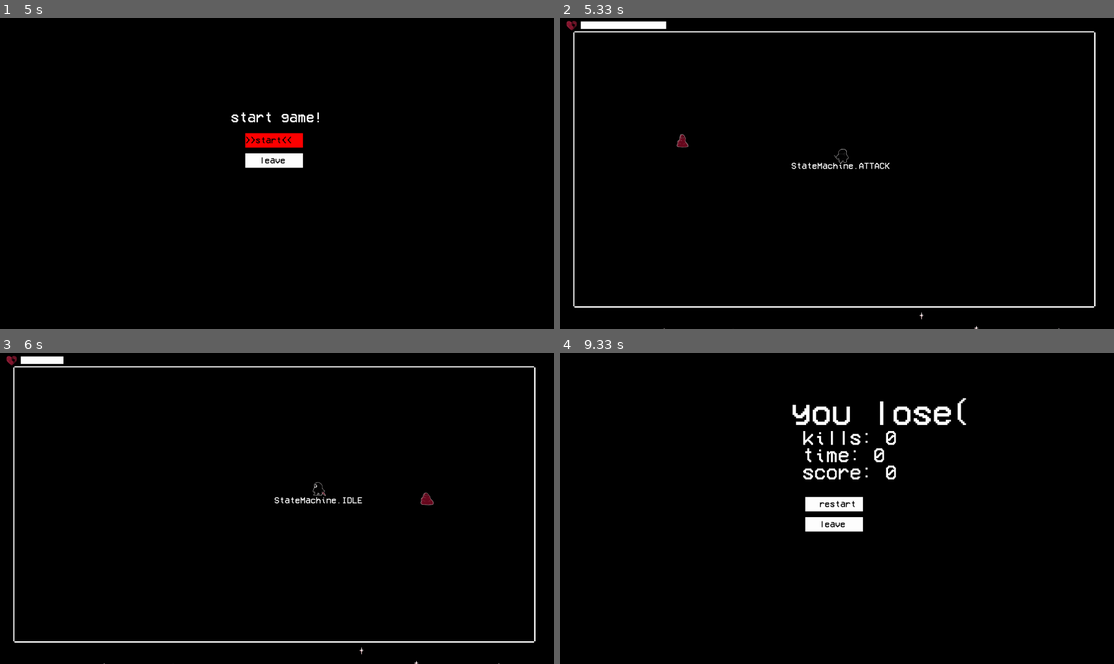
Above: before the commit, frames 1-4 (two rows, left to right).
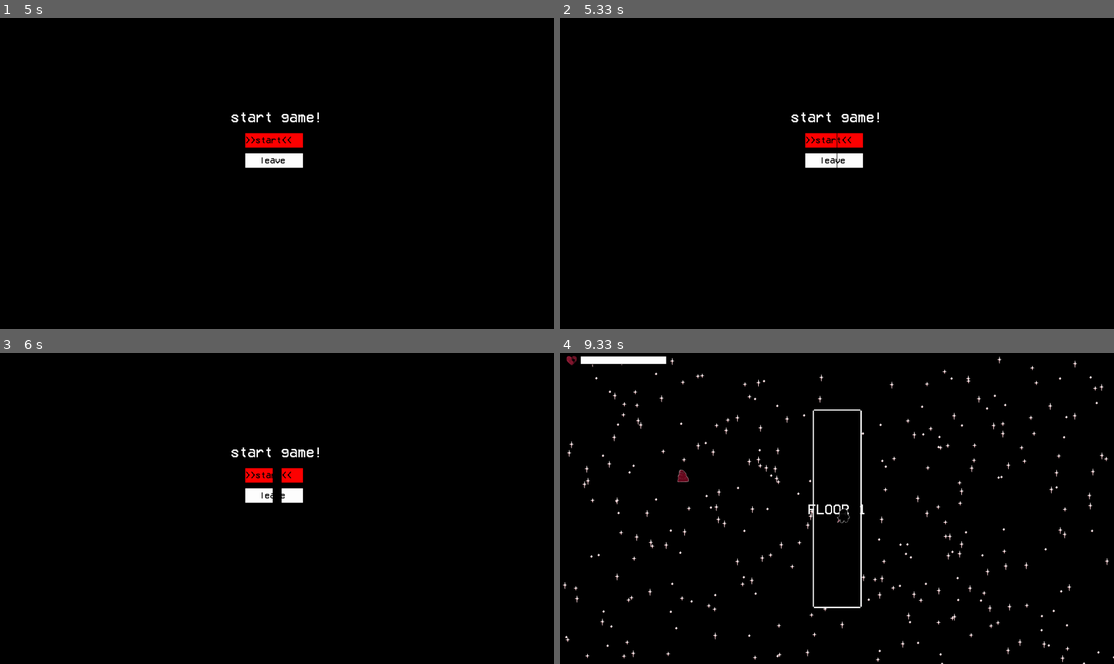
Above: after the commit, the same moments.

Repository: myatnyi/pygame-project
Game: pygame game, started from main.py
Same seed, same stepped clock (60 frames per second), same inputs: the game is played once before the commit and once after it.
Inputs:
- Up to frame 1 (5 s): hold Right 0.33-0.8 s; hold Up 0.83-1.13 s; hold Right 1.17-1.63 s; hold Left 1.67-2.2 s; hold Down 2.23-2.53 s; hold Left 2.57-2.97 s; hold Up 3-3.37 s; hold Right 3.4-4.03 s; hold Down 4.07-4.43 s; hold Left 4.47-4.93 s
- Up to frame 2 (5.33 s): click "start" at 5.02 s
- Up to frame 3 (6 s): no input
- Up to frame 4 (9.33 s): no input

Frame 1 is identical in both runs. In frame 2, 3.5% of the frame differs, in the area x 1-97%, y 0-100%; in frame 3, 3.2%; in frame 4, 4.9%, in the area x 0-100%, y 0-100%.

Commit message:
бета генерация уровней

Diff:
--- a/Enemies.py
+++ b/Enemies.py
@@ -5,8 +5,8 @@
 
 
 class Enemy(Entity):
-    def __init__(self, screen, prev_img, x, y, all_sprites, target, obstacle_level=[]):
-        super().__init__(screen, prev_img, x, y, all_sprites, obstacle_level)
+    def __init__(self, screen, prev_img, x, y, all_sprites, target):
+        super().__init__(screen, prev_img, x, y, all_sprites)
         self.MAX_SPEED = 8
         self.ACCELERATION = 2
         self.FRICTION = 0.9
@@ -20,7 +20,7 @@
         self.STUN_TIME = 500
 
     def update(self):
-        self.position_before_colliding = self.rect
+        self.position_before_colliding = self.rect, self.walk_hitbox
         super().update()
         if self.hp <= 0:
             self.state = StateMachine.DEATH
@@ -57,11 +57,11 @@
 
 
 class Bleb(Enemy):
-    def __init__(self, screen, prev_img, x, y, all_sprites, target, obstacle_level=[]):
+    def __init__(self, screen, prev_img, x, y, all_sprites, target):
         # загрузка анимаций
         self.anim_sheet = self.load_animation('bleb', 5)
         # инит
-        super().__init__(screen, prev_img, x, y, all_sprites, target, obstacle_level)
+        super().__init__(screen, prev_img, x, y, all_sprites, target)
         self.MAX_SPEED = 6
         self.ACCELERATION = 1
         self.FRICTION = 0.9
@@ -75,7 +75,7 @@
         self.ATTACK = ChargeAndAttack(self)
 
     def update(self):
-        self.position_before_colliding = self.rect
+        self.position_before_colliding = self.rect, self.walk_hitbox
         match self.state:
             case StateMachine.IDLE:
                 self.change_frame(self.anim_sheet[0 if self.calculate_target_vector().y > 0 else 1], 0.2)
--- a/ObjectEntity.py
+++ b/ObjectEntity.py
@@ -67,12 +67,12 @@
         self.count_frames += 1
 
     def change_frame(self, frames, speed_coef):
-        self.cur_frame = round((self.cur_frame + speed_coef) % len(frames), 1)
+        self.cur_frame = round((self.cur_frame + speed_coef) % len(frames), 2)
         self.image = frames[math.trunc(self.cur_frame)]
 
 
 class Entity(Object):
-    def __init__(self, screen, prev_img, x, y, all_sprites, obstacle_level=[]):
+    def __init__(self, screen, prev_img, x, y, all_sprites):
         super().__init__(screen, prev_img, x, y, all_sprites)
         self.MAX_SPEED = 0
         self.ACCELERATION = 0
@@ -89,10 +89,11 @@
         self.bounce_vel = 0
         self.bounce_dist = 0
         self.resist_time = 0
-        self.obstacle_level = obstacle_level
-        self.position_before_colliding = self.rect
+        self.obstacle_level = []
         self.particles = pygame.sprite.Group()
-        self.walk_hitbox = pygame.Rect((self.rect.x, self.rect.y + self.rect.height * 0.7, self.rect.width, self.rect.height * 0.3))
+        self.walk_hitbox = pygame.Rect((self.rect.x, self.rect.y + self.rect.height * 0.7, self.rect.width,
+                                        self.rect.height * 0.3))
+        self.position_before_colliding = self.rect, self.walk_hitbox
 
     def update(self):
         self.collision_interact()
@@ -169,7 +170,8 @@
 
     def stop(self):
         self.velocity = pygame.math.Vector2()
-        self.rect = self.position_before_colliding
+        self.rect = self.position_before_colliding[0]
+        self.walk_hitbox = self.position_before_colliding[1]
 
     def get_damaged(self, damage):
         self.hp -= damage
@@ -184,3 +186,6 @@
 
     def draw_shadow(self, surf, rect, color, time):
         self.particles.add(Shadow(self.screen, surf, rect[0], rect[1], color, time))
+
+    def load_obs(self, level):
+        self.obstacle_level = level
--- a/Player.py
+++ b/Player.py
@@ -3,7 +3,7 @@
 
 
 class Player(Entity):
-    def __init__(self, screen, prev_img, x, y, all_sprites, obstacle_level=[]):
+    def __init__(self, screen, prev_img, x, y, all_sprites):
         # загрузка анимаций
         self.idle_sheet = self.load_animation('chr-idle', 5)
         self.walk_sheet = self.load_animation('chr-walk', 5)
@@ -12,7 +12,7 @@
         dead_img = self.load_image(f'chr-dead')
         self.dead_sheet = self.cut_sheet(dead_img, 1, 1)
         # инит
-        super().__init__(screen, prev_img, x, y, all_sprites, obstacle_level)
+        super().__init__(screen, prev_img, x, y, all_sprites)
         self.state = StateMachine.IDLE
         self.MAX_SPEED = 8
         self.ACCELERATION = 2
@@ -29,7 +29,7 @@
 
     def update(self):
         previous_state = self.state
-        self.position_before_colliding = self.rect
+        self.position_before_colliding = self.rect, self.walk_hitbox
         match self.state:
             case StateMachine.IDLE:
                 self.walk_towards()
--- a/UI.py
+++ b/UI.py
@@ -11,7 +11,6 @@
         self.heart.rect.y = y
         hearts = pygame.sprite.Group()
         self.player = player
-        screen.blit(self.heart.image, self.heart.rect)
 
     def draw_hp_line(self):
         if self.player.hp < 0:
@@ -21,6 +20,6 @@
         paint = (self.player.hp / self.player.MAX_HP) * LENGTH
         big_rect = pygame.Rect(70, 10, LENGTH, HEIGHT)
         painted_rect = pygame.Rect(70, 10, paint, HEIGHT)
-
+        screen.blit(self.heart.image, self.heart.rect)
         pygame.draw.rect(screen, 'white', painted_rect)
         pygame.draw.rect(screen, 'black', big_rect, 2)
--- a/levels/level1.txt
+++ b/levels/level1.txt
@@ -1,4 +1,4 @@
-50 50
-1850 50
-1850 1000
-50 1000
+480 680
+480 400
+1440 400
+1440 680
--- /dev/null
+++ b/levels/level10.txt
@@ -0,0 +1,9 @@
+600 440
+600 520
+840 520
+840 680
+1120 680
+1120 520
+1360 520
+1360 360
+600 360
--- a/levels/level2.txt
+++ b/levels/level2.txt
@@ -1,3 +1,12 @@
-600 100
-1800 1000
-50 1000
+480 360
+480 720
+760 720
+760 880
+1160 880
+1160 720
+1440 720
+1440 360
+1160 360
+1160 200
+760 200
+760 360
--- a/levels/level3.txt
+++ b/levels/level3.txt
@@ -1,5 +1,41 @@
-50 300
-800 50
-1800 300
-1500 1000
-600 1000
+960 840
+920 840
+920 800
+880 800
+880 760
+840 760
+840 720
+800 720
+800 680
+760 680
+760 640
+720 640
+720 600
+680 600
+680 400
+720 400
+720 360
+760 360
+760 320
+920 320
+920 360
+1000 360
+1000 320
+1160 320
+1160 360
+1200 360
+1200 400
+1240 400
+1240 600
+1200 600
+1200 640
+1160 640
+1160 680
+1120 680
+1120 720
+1080 720
+1080 760
+1040 760
+1040 800
+1000 800
+1000 840
--- /dev/null
+++ b/levels/level4.txt
@@ -0,0 +1,52 @@
+560 400
+560 680
+600 680
+600 720
+640 720
+640 760
+680 760
+680 800
+720 800
+720 840
+760 840
+760 880
+800 880
+800 920
+1120 920
+1120 880
+1160 880
+1160 840
+1200 840
+1200 800
+1240 800
+1240 760
+1280 760
+1280 720
+1320 720
+1320 680
+1360 680
+1360 400
+1320 400
+1320 360
+1280 360
+1280 320
+1240 320
+1240 280
+1200 280
+1200 240
+1160 240
+1160 200
+1120 200
+1120 160
+800 160
+800 200
+760 200
+760 240
+720 240
+720 280
+680 280
+680 320
+640 320
+640 360
+600 360
+600 400
--- /dev/null
+++ b/levels/level5.txt
@@ -0,0 +1,24 @@
+440 240
+440 840
+480 840
+480 800
+520 800
+520 760
+560 760
+560 720
+600 720
+600 680
+1320 680
+1320 720
+1360 720
+1360 760
+1400 760
+1400 800
+1440 800
+1440 840
+1480 840
+1480 240
+1160 240
+1160 280
+760 280
+760 240
--- /dev/null
+++ b/levels/level6.txt
@@ -0,0 +1,20 @@
+720 280
+720 720
+680 720
+680 760
+640 760
+640 800
+1280 800
+1280 760
+1240 760
+1240 720
+1200 720
+1200 280
+1240 280
+1240 240
+1280 240
+1280 200
+640 200
+640 240
+680 240
+680 280
--- /dev/null
+++ b/levels/level7.txt
@@ -0,0 +1,40 @@
+480 640
+480 440
+520 440
+520 400
+560 400
+560 360
+800 360
+800 320
+840 320
+840 280
+1080 280
+1080 320
+1120 320
+1120 360
+1360 360
+1360 400
+1400 400
+1400 440
+1440 440
+1440 640
+1400 640
+1400 680
+1360 680
+1360 720
+1120 720
+1120 760
+1080 760
+1080 800
+1040 800
+1040 840
+880 840
+880 800
+840 800
+840 760
+800 760
+800 720
+560 720
+560 680
+520 680
+520 640
--- /dev/null
+++ b/levels/level8.txt
@@ -0,0 +1,4 @@
+880 200
+880 880
+1040 880
+1040 200
--- /dev/null
+++ b/levels/level9.txt
@@ -0,0 +1,5 @@
+440 440
+440 640
+1480 640
+1480 400
+440 400
--- a/main.py
+++ b/main.py
@@ -1,5 +1,8 @@
 import sys
 import random
+
+import pygame.draw
+
 from Player import *
 from Enemies import *
 from Levels import *
@@ -10,10 +13,13 @@
 pygame.init()
 pygame.display.set_caption('Жока и бока')
 size = WIDTH, HEIGHT = 1920, 1080
-screen = pygame.display.set_mode(size)
 screen = pygame.display.set_mode((1920, 1080), pygame.NOFRAME)
 clock = pygame.time.Clock()
-DEBUG = True
+DEBUG = False
+FLOOR = 1
+KILLS = 0
+TIME = 0
+SCORE = 0
 
 class Star(Object):
     def __init__(self, screen, prev_img, x, y, all_sprites):
@@ -26,18 +32,19 @@
         self.rect = self.rect.move(x, y)
 
     def update(self):
-        self.change_frame(self.frames, 0.1)
+        self.change_frame(self.frames, 0.05)
         self.count_frames += 1
 
 class Background():
-    def __init__(self):
+    def __init__(self, negative=False):
         super().__init__()
         self.stars = []
         for i in range(300):
-            self.stars.append((random.randrange(0, 1800), random.randrange(0, 1920)))
+            self.stars.append((random.randrange(0, 1920), (random.randrange(0, 1080))))
         self.stars_group = pygame.sprite.Group()
         for i in range(len(self.stars)):
-            star = Star(screen, 'star.png', self.stars[i][0], self.stars[i][1], self.stars_group)
+            star = Star(screen, 'star.png' if not negative else 'star-negative.png', self.stars[i][0], self.stars[i][1],
+                        self.stars_group)
     def update(self):
         self.stars_group.update()
         self.stars_group.draw(screen)
@@ -80,12 +87,30 @@
             STATE = self.state
 
 
-
-
-def print_text(text, x, y, color, size):
+def print_text(text, x, y, color, size, centered=False):
     font = pygame.font.Font(os.path.join(pathlib.Path(__file__).parent.resolve(), 'data', 'cool_font.ttf'), size)
     need_text = font.render(text, True, pygame.Color(color))
-    screen.blit(need_text, (x, y))
+    intro_rect = need_text.get_rect()
+    intro_rect.y = y - intro_rect.height // 2 if centered else y
+    intro_rect.x = x - intro_rect.width // 2 if centered else x
+    screen.blit(need_text, intro_rect)
+
+
+def transition(color):
+    expanded = False
+    cube = pygame.draw.rect(screen, color, (WIDTH // 2, HEIGHT // 2, 1, 2))
+    while True:
+        if not expanded:
+            cube = pygame.draw.rect(screen, color, ((WIDTH - cube.width) // 2, (HEIGHT - cube.height) // 2, 2,
+                                                    math.ceil(cube.height * 1.1)))
+            if cube.height >= HEIGHT:
+                expanded = True
+        else:
+            cube = pygame.draw.rect(screen, color, ((WIDTH - cube.width) // 2, (HEIGHT - cube.height) // 2,
+                                                    math.ceil(cube.width * 1.02), cube.height))
+            if cube.width >= WIDTH:
+                return
+        pygame.display.flip()
 
 
 def start_screen():
@@ -109,9 +134,6 @@
         clock.tick(FPS)
 
 
-KILLS = 0
-TIME = 0
-SCORE = 0
 def final_screen():
     screen.fill('black')
     restart_game_btn = Button(200, 50, 850, 500, 'restart', MenuSM.START, 30)
@@ -137,29 +159,34 @@
         clock.tick(FPS)
 
 
-def game():
+def level(player, all_spirtes):
     global STATE
-    all_sprites = pygame.sprite.Group()
+    all_sprites = all_spirtes
     font = pygame.font.Font(os.path.join(pathlib.Path(__file__).parent.resolve(), 'data', 'cool_font.ttf'), 30)
     enemies = pygame.sprite.Group()
-    level = Level(screen, 'level1.txt')
-    player = Player(screen, 'chr.png', WIDTH // 2, HEIGHT // 2, all_sprites, obstacle_level=level.read_file()[1])
-    bleb = Bleb(screen, 'bleb.png', 400, 400, all_sprites, player, obstacle_level=level.read_file()[1])
+    level = Level(screen, f'level{random.randint(1, 10)}.txt')
+    player = player
+    player.load_obs(level.read_file()[1])
+    bleb = Bleb(screen, 'bleb.png', 400, 400, all_sprites, player)
+    bleb.load_obs(level.read_file()[1])
     enemies.add(bleb)
     player.get_inter_objs(enemies)
+    heart = Heart(player, 20, 7)
     bg = Background()
-
     while True:
         for event in pygame.event.get():
             if event.type == pygame.QUIT or event.type == pygame.KEYDOWN and event.key == pygame.K_ESCAPE:
                 STATE = MenuSM.MENU
                 start_screen()
-
         screen.fill('black')
-        all_sprites.update()
-        Heart(player, 20, 7)
         bg.update()
         level.draw_border(level.read_file()[0])
+        print_text(f'FLOOR {FLOOR}', WIDTH // 2, HEIGHT // 2, 'white', 50, centered=True)
+        all_sprites.update()
+        heart.draw_hp_line()
+
+        if not enemies:
+            break
 
         if STATE != MenuSM.START:
             return
@@ -175,9 +202,32 @@
             intro_rect.x = player.rect.x + player.rect.width // 2 - intro_rect.width // 2
             screen.blit(string_rendered, intro_rect)
         all_sprites.draw(screen)
-        Heart(player, 20, 7).draw_hp_line()
         pygame.display.flip()
         clock.tick(FPS)
+    transition('white')
+
+
+def cards():
+    bg = Background(negative=True)
+    while True:
+        for event in pygame.event.get():
+            if event.type == pygame.KEYDOWN and event.key == pygame.K_ESCAPE:
+                terminate()
+        screen.fill('white')
+        print_text('PICK A CARD', WIDTH // 2, HEIGHT // 2, 'black', 50, centered=True)
+        bg.update()
+        pygame.display.flip()
+
+
+def game():
+    all_sprites = pygame.sprite.Group()
+    player = Player(screen, 'chr.png', WIDTH // 2, HEIGHT // 2, all_sprites)
+    while True:
+        transition('black')
+        level(player, all_sprites)
+        if STATE != MenuSM.START:
+            return
+        cards()
 
 
 def terminate():
Binary file added: data/star-negative.png
